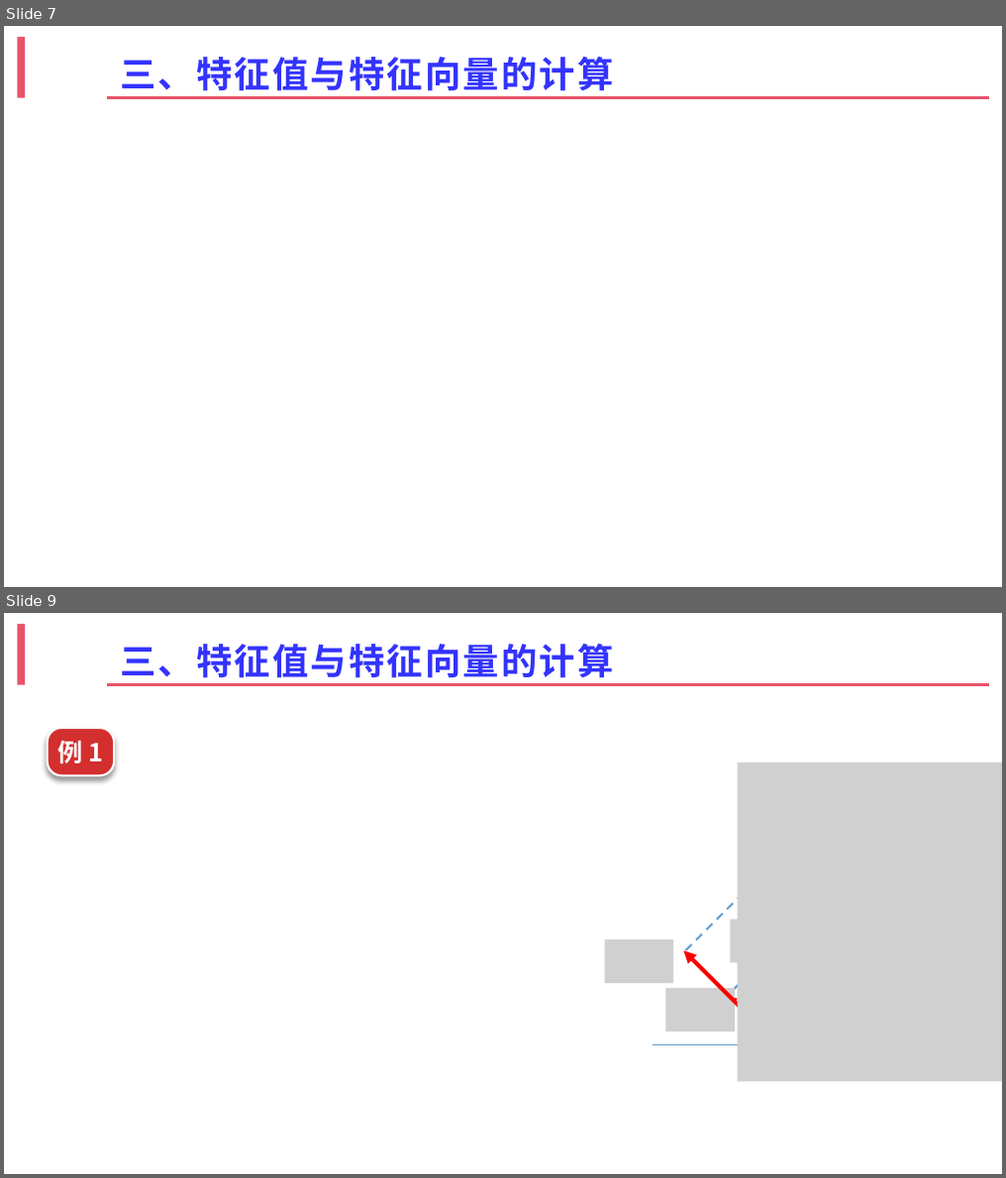
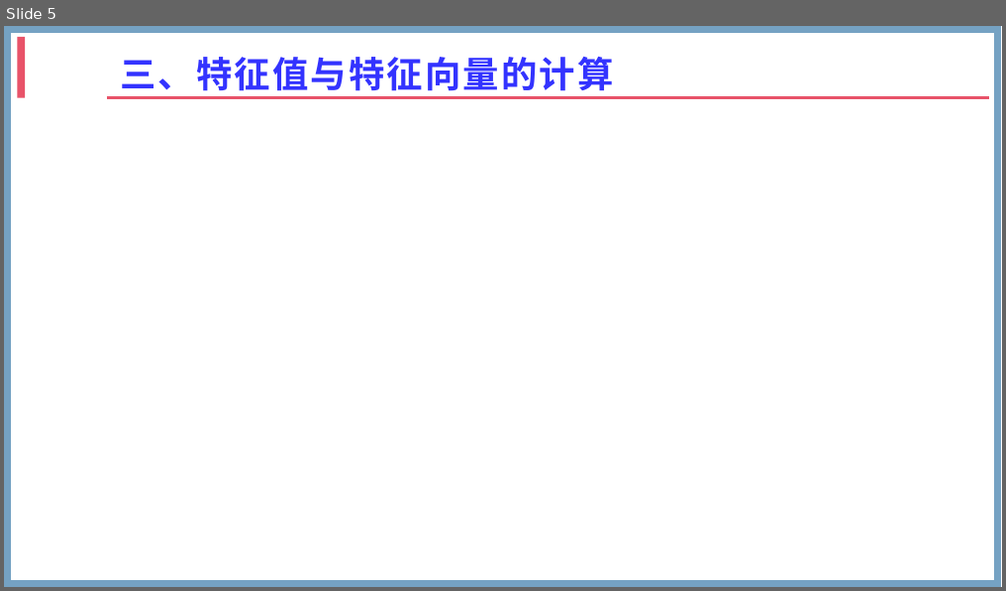
Before and after one commit to zhangshenxing/zhangshenxing.github.io, a slide deck: zsx.pptx. Shown one above the other, each under a label of ours: slides 7 and 9 before the commit, slide 5 after it; the slides between them are not shown. The pictures are 1006x1178 and 1006x591 pixels, drawn with LibreOffice and Linux fonts; fonts in the diff are those of the drawing; grey boxes stand for pictures; background and template pictures are left out. Boxes give left, top, right and bottom in pixels: in the first picture for what was removed or moved away, otherwise in the second. Text is boxed around its words. In the diff, an @@ line names an element or a change of style, - is before the commit and + after.

```diff
--- a/zsx.pptx
+++ b/zsx.pptx
@@ slide 9 removed at [4, 613, 1002, 1174], background picture (left out); not listed: 2 template elements that a slide beside it also shows @@
@@ title removed at [120, 644, 614, 685] @@
-三、特征值与特征向量的计算
@@ rounded rectangle removed at [47, 728, 114, 775] @@
-  例 1
@@ picture removed at [738, 762, 1002, 1082] @@
@@ line removed from (826, 811) to (684, 953) @@
@@ picture removed at [730, 919, 798, 963] @@
@@ picture removed at [605, 940, 673, 983] @@
@@ arrow removed from (779, 1046) to (683, 952) @@
@@ line removed from (770, 954) to (728, 996) @@
@@ picture removed at [665, 988, 735, 1032] @@
@@ arrow removed from (778, 1045) to (729, 996) @@
@@ arrow removed from (652, 1045) to (927, 1045) @@
@@ what was slide 7 is now slide 5 @@
@@ slide 5 changed as well @@
@@ rectangle added at [8, 30, 998, 583], outline #75A2C3 5 pt @@
```
Also in this commit, not shown: 10 other slides changed, 3 slides added, 3 other slides removed.
